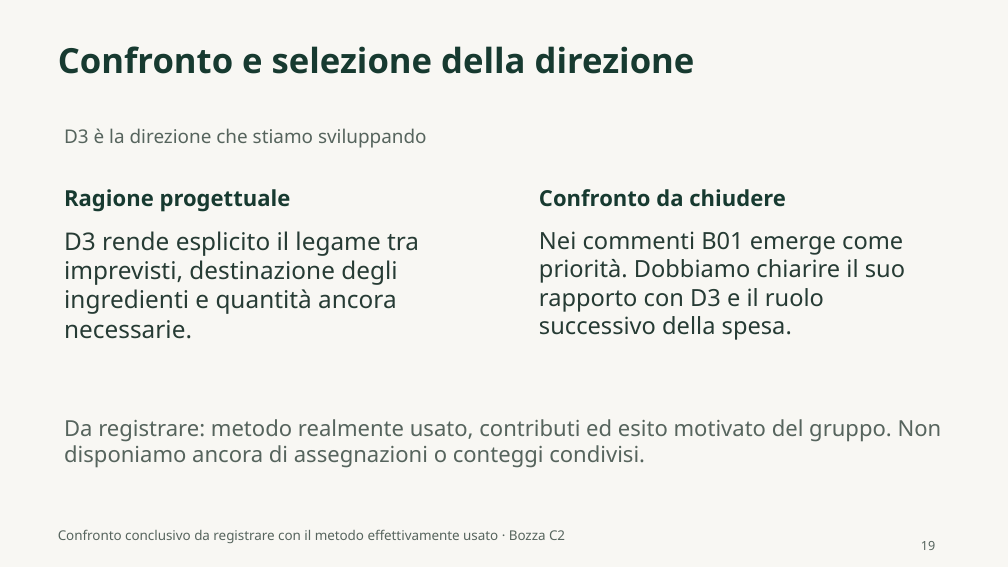
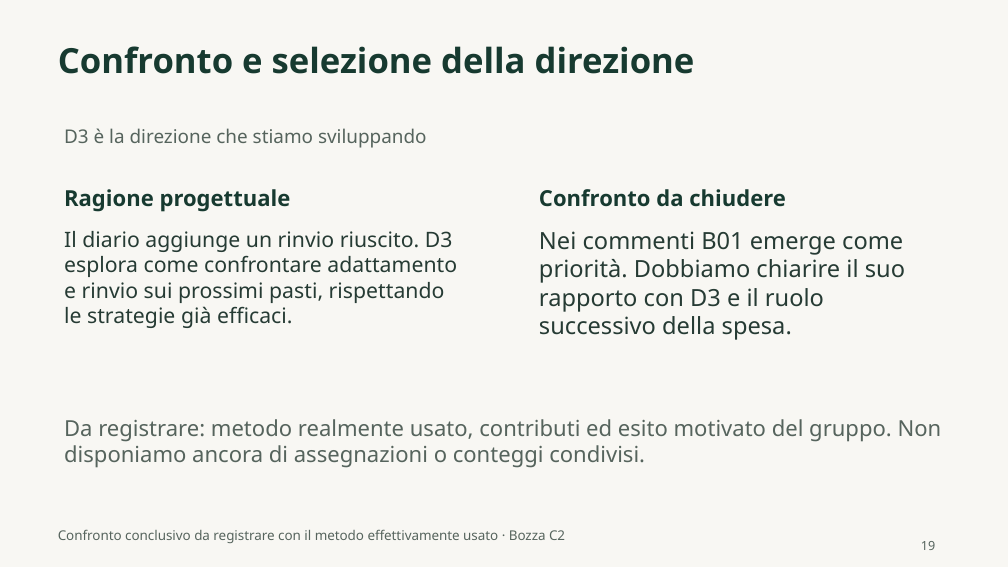
Before and after one commit to andremauroo/CIBY, a slide deck: slide 19 of C2/presentazione/bozza/CIBY-C2-bozza.pptx. Drawn at 1008x567 pixels with LibreOffice and Linux fonts; fonts in the diff are those of the drawing. Boxes give left, top, right and bottom in pixels: in the first picture for what was removed or moved away, otherwise in the second. Text is boxed around its words. In the diff, an @@ line names an element or a change of style, - is before the commit and + after.

Commit message:
C2: documenta diario P02 e integra l’analisi con C1

```diff
--- a/C2/presentazione/bozza/CIBY-C2-bozza.pptx
+++ b/C2/presentazione/bozza/CIBY-C2-bozza.pptx
@@ text at (64, 231, 457, 328): text changed; size 23.2 to 20.2 pt @@
-D3 rende esplicito il legame tra imprevisti, destinazione degli ingredienti e quantità ancora necessarie.
+Il diario aggiunge un rinvio riuscito. D3 esplora come confrontare adattamento e rinvio sui prossimi pasti, rispettando le strategie già efficaci.
```
Also in this commit, not shown: 8 other slides changed, 1 slide added, 1 slide removed, 24 other files.
